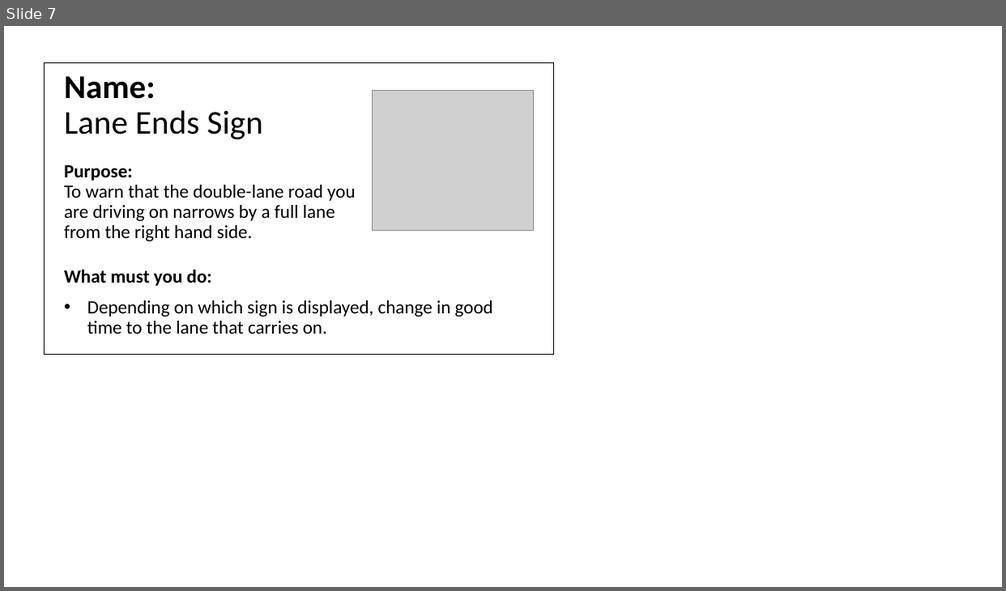
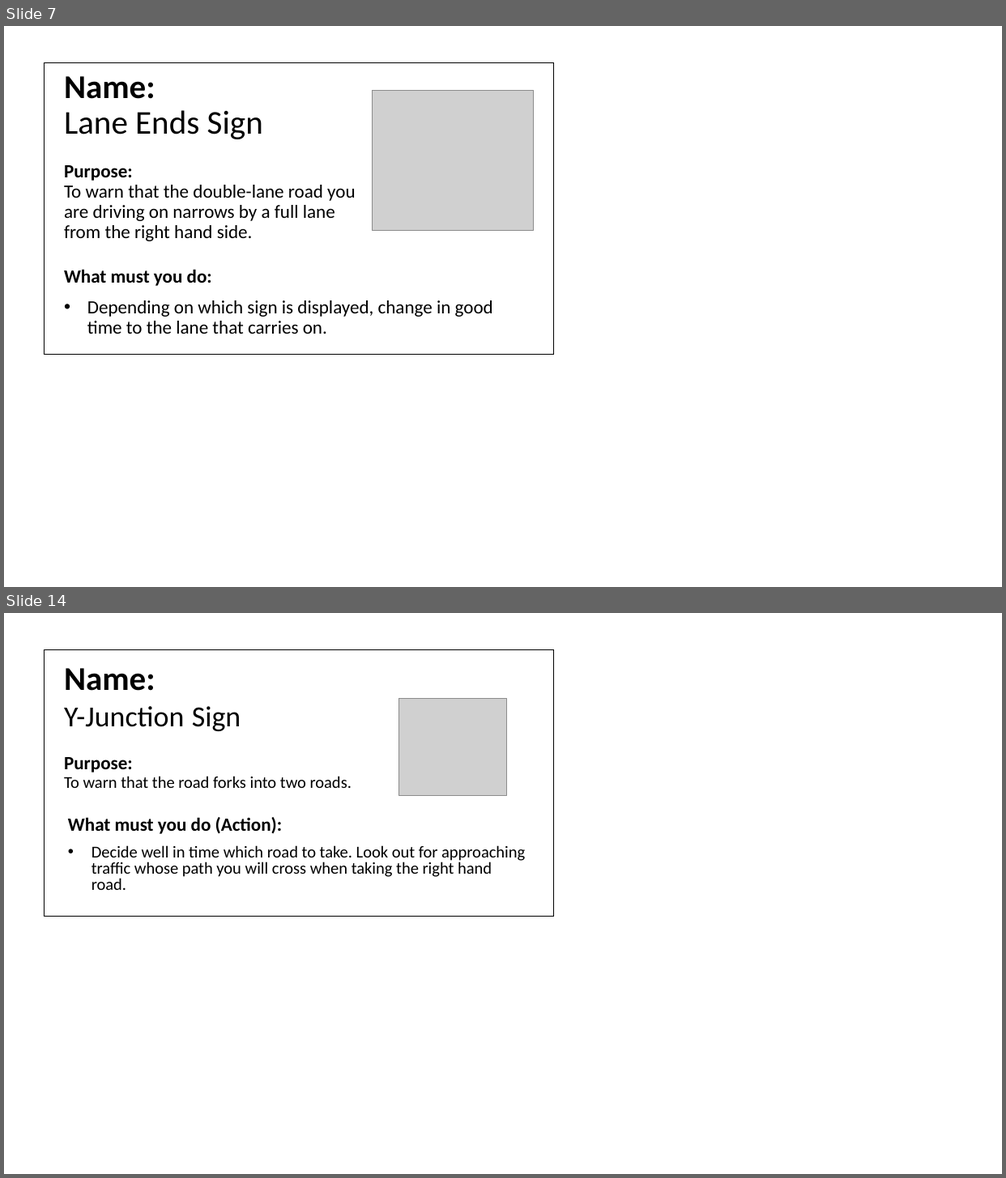
Before and after one commit to MosheRasetsoke/TrafficBot, a slide deck: images/ActualImages/Road Traffic Signs, Signals and Markings.pptx. Shown one above the other, each under a label of ours: slide 7 before the commit, slides 7 and 14 after it; the slides between them are not shown. The pictures are 1006x591 and 1006x1178 pixels, drawn with LibreOffice and Linux fonts; fonts in the diff are those of the drawing; grey boxes stand for pictures. Boxes give left, top, right and bottom in pixels: in the first picture for what was removed or moved away, otherwise in the second. Text is boxed around its words. In the diff, an @@ line names an element or a change of style, - is before the commit and + after.

```diff
--- a/images/ActualImages/Road Traffic Signs, Signals and Markings.pptx
+++ b/images/ActualImages/Road Traffic Signs, Signals and Markings.pptx
@@ slide 14 added at [4, 613, 1002, 1174], background #FFFFFF @@
@@ table added at [44, 649, 554, 917], 1 rows, 1 columns @@
+
@@ title added at [64, 668, 351, 788], 16 pt, text #000000 @@
+Name:
+Y-Junction Sign
+Purpose:
+To warn that the road forks into two roads.
@@ picture added at [399, 699, 507, 796] @@
@@ text added at [68, 817, 525, 890], 16 pt, text #000000 @@
+What must you do (Action):
+• Decide well in time which road to take. Look out for approaching traffic whose path you will cross when taking the right hand road.
```
Also in this commit, not shown: 22 other slides added, 50 other files.
